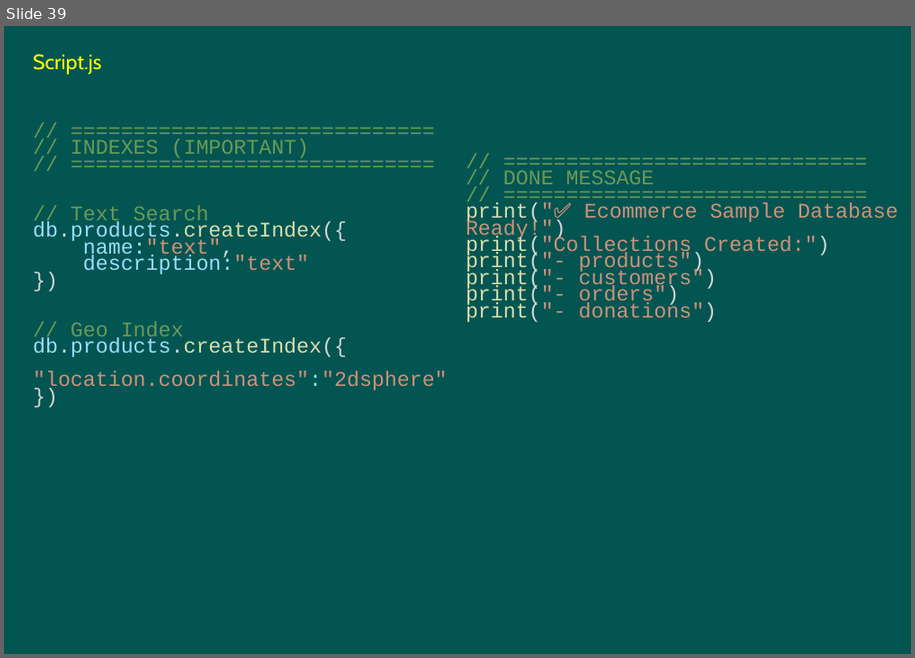
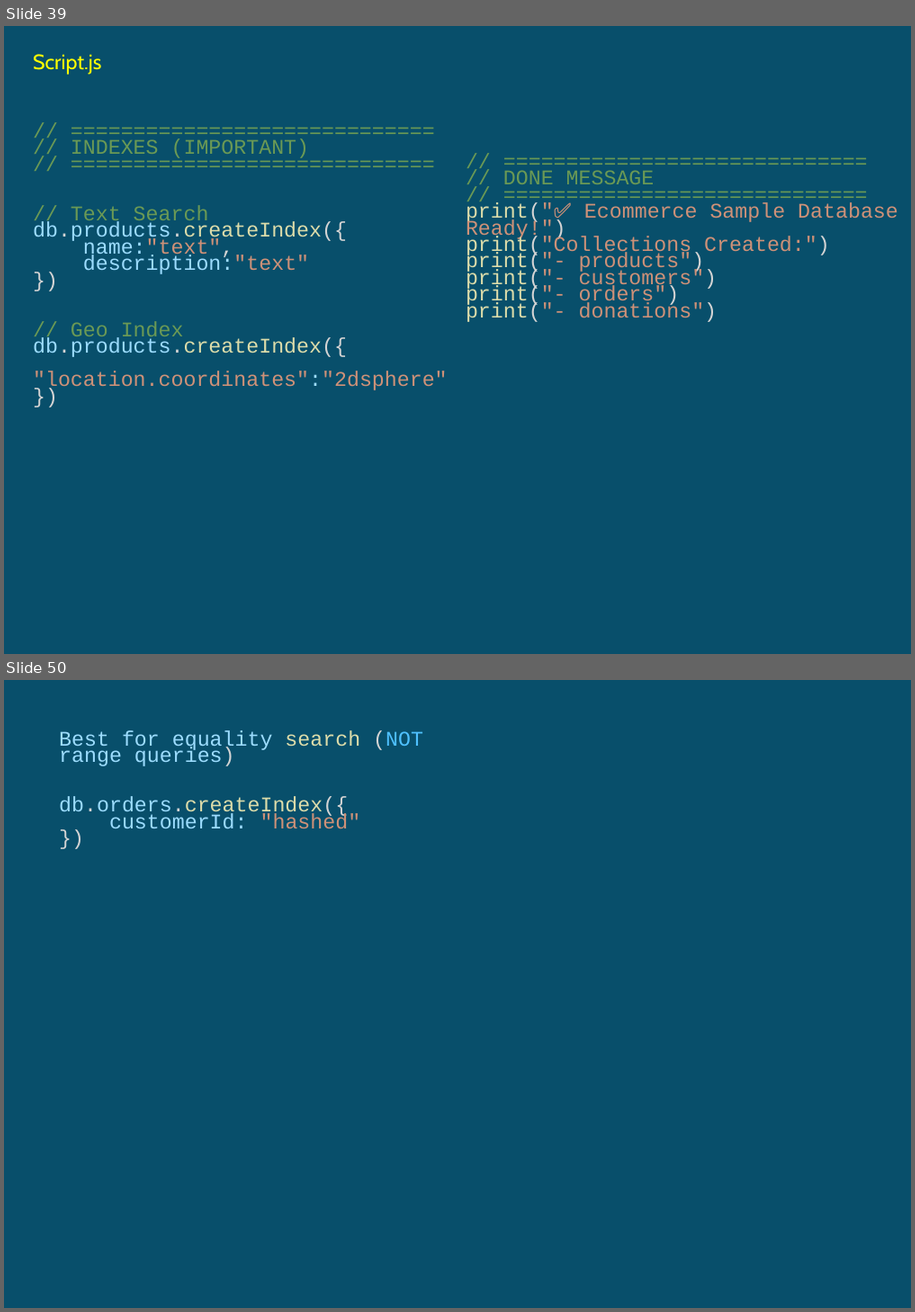
Before and after one commit to umalavanya/FullStackDevelopement_JavaSpring_SQL_ReactProjects, a slide deck: UmaTeachingMaterial/MongoDB-Intellipaat-live-class-handson.pptx. Shown one above the other, each under a label of ours: slide 39 before the commit, slides 39 and 50 after it; the slides between them are not shown. The pictures are 915x658 and 915x1312 pixels, drawn with LibreOffice and Linux fonts; fonts in the diff are those of the drawing. Boxes give left, top, right and bottom in pixels: in the first picture for what was removed or moved away, otherwise in the second. Text is boxed around its words. In the diff, an @@ line names an element or a change of style, - is before the commit and + after.

```diff
--- a/UmaTeachingMaterial/MongoDB-Intellipaat-live-class-handson.pptx
+++ b/UmaTeachingMaterial/MongoDB-Intellipaat-live-class-handson.pptx
@@ slide 50 added at (4, 680, 911, 1308), background #084F6A @@
@@ text added at (59, 730, 423, 829), 18 pt, text #9CDCFE @@
+Best for equality search (NOT range queries)
+db.orders.createIndex({
+customerId: "hashed"
+})
@@ slide 39 changed as well @@
@@ background #035552 to #084F6A @@
```
Also in this commit, not shown: 37 other slides changed, 95 other slides added, 96 slides removed, 1 other file.
